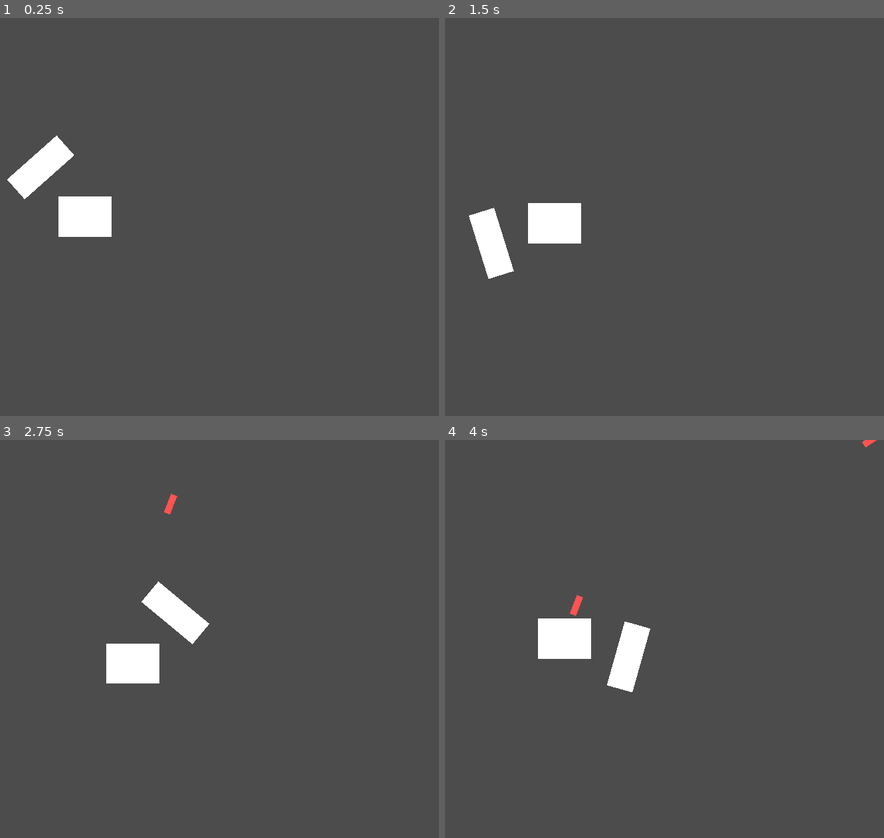
Above: before the commit, frames 1-4 (two rows, left to right).
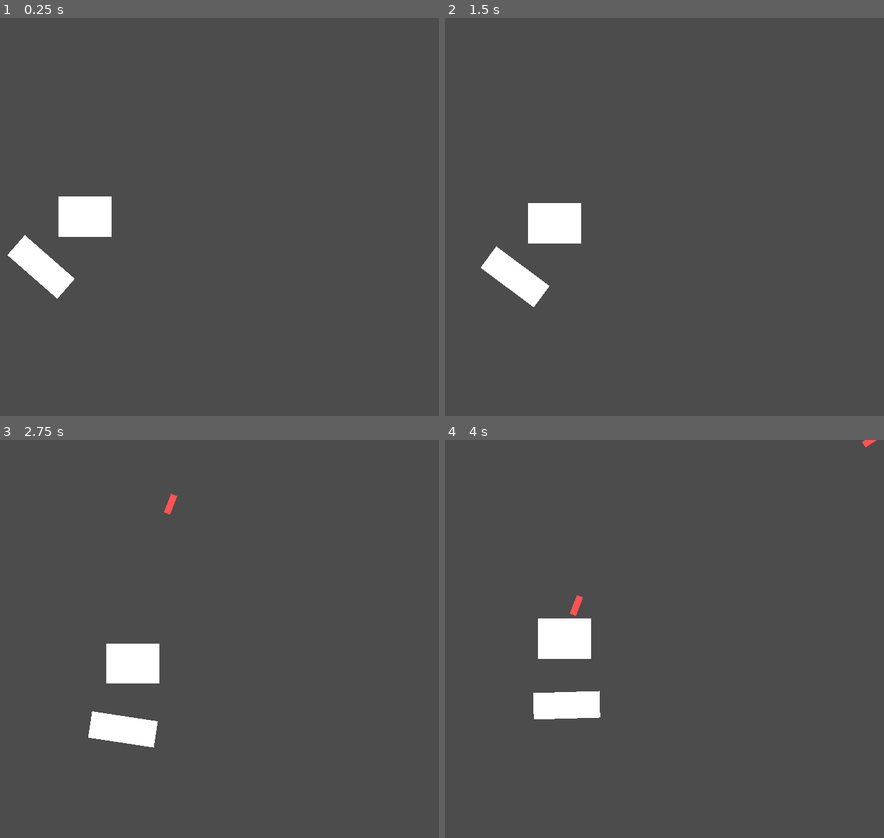
Above: after the commit, the same moments.

Repository: honoriocassiano/the-silent-protector-simulator
Game: Godot game, scene res://Main.tscn
Same seed, same stepped clock (60 frames per second), same inputs: the game is played once before the commit and once after it.
Inputs (mouse positions are in pixels of both pictures, inside the frame that each line leads up to):
- Up to frame 1 (0.25 s): no input
- Up to frame 2 (1.5 s): move the mouse to (734, 197) at 0.52 s; hold Right (move_right) 0.53-1.28 s; move the mouse to (510, 236) at 1.27 s; hold Down (move_down) from 1.28 s (still down)
- Up to frame 3 (2.75 s): move the mouse to (228, 551) at 2.02 s; release Down (move_down) at 2.03 s; hold Right (move_right) from 2.03 s (still down)
- Up to frame 4 (4 s): move the mouse to (589, 718) at 2.77 s; release Right (move_right) at 2.78 s; hold Up (move_up) 2.78-3.53 s; move the mouse to (778, 698) at 3.52 s; hold Left (move_left) from 3.53 s (still down)

The runs differ from the first frame. In frame 1, 2.0% of the frame differs, in the area x 1-17%, y 29-71%; in frame 2, 1.4%; in frame 3, 2.0%; in frame 4, 2.0%.

Commit message:
Move soldier through circumference instead of teleporting it

Diff:
--- a/Soldier.gd
+++ b/Soldier.gd
@@ -2,17 +2,13 @@
 
 #var bedPosition = Vector2()
 
-# Declare member variables here. Examples:
-# var a = 2
-# var b = "text"
+export var speed = 10
 
 
 # Called when the node enters the scene tree for the first time.
 func _ready():
-	pass
-#	var bed = get_parent().get_node("Bed")
-#
-#	global bedPositon = bed.position
+	keep_in_circumference()
+
 
 func _physics_process(delta):
 	pass
@@ -20,22 +16,53 @@
 
 # Called every frame. 'delta' is the elapsed time since the previous frame.
 func _process(delta):
+	# get auxiliary info
+	var mousePosition = get_global_mouse_position()
+	var bed_position = get_parent().get_node("Bed").position
+	var angle_to_bed = atan2(position.y - bed_position.y, position.x - bed_position.x)
+	var radius = get_parent().soldier_distance_from_bed
 
-	var mousePosition = get_global_mouse_position()
-	var bed = get_parent().get_node("Bed")
-	var bedPosition = bed.position
+	var distance = bed_position.distance_to(mousePosition)
 
-	var distance = bedPosition.distance_to(mousePosition)
+	var cosine = (mousePosition.x - bed_position.x) / distance
+	var sine = (mousePosition.y - bed_position.y) / distance
 
-	var cosine = (mousePosition.x - bedPosition.x) / distance
-	var sine = (mousePosition.y - bedPosition.y) / distance
+	var target_x = cosine * radius + bed_position.x
+	var target_y = sine * radius + bed_position.y
 
-	position.x = cosine * get_parent().soldier_distance_from_bed + bedPosition.x
-	position.y = sine * get_parent().soldier_distance_from_bed + bedPosition.y
+	# calculate if soldier should move clockwise or counterclockwise
+	var orientation = (bed_position.y - position.y) * (target_x - bed_position.x) \
+			- (target_y - bed_position.y) * (bed_position.x - position.x)
 
-	var angle = -atan2(mousePosition.x - bedPosition.x, mousePosition.y - bedPosition.y)
+	if orientation > 0:  # if clockwise
+		angle_to_bed += speed * delta
+	else:  # if counterclockwise or colinear
+		angle_to_bed -= speed * delta
 
-	rotation = angle
+
+	var new_vector = Vector2(cos(angle_to_bed), sin(angle_to_bed)) * radius
+
+	# perform the movement
+	position = bed_position + new_vector
+
+	# always face towards bed
+	rotation = -atan2(position.x - bed_position.x, position.y - bed_position.y)
+
+
+func keep_in_circumference():
+	var bed_position = get_parent().get_node("Bed").position
+
+	var distance = bed_position.distance_to(position)
+
+	var cosine = (position.x - bed_position.x) / distance
+	var sine = (position.y - bed_position.y) / distance
+
+	var target_x = cosine * get_parent().soldier_distance_from_bed + bed_position.x
+	var target_y = sine * get_parent().soldier_distance_from_bed + bed_position.y
+	var target_position = Vector2(target_x, target_y)
+
+	position = target_position
+
 
 func _on_RigidBody2D_body_entered(body):
 
